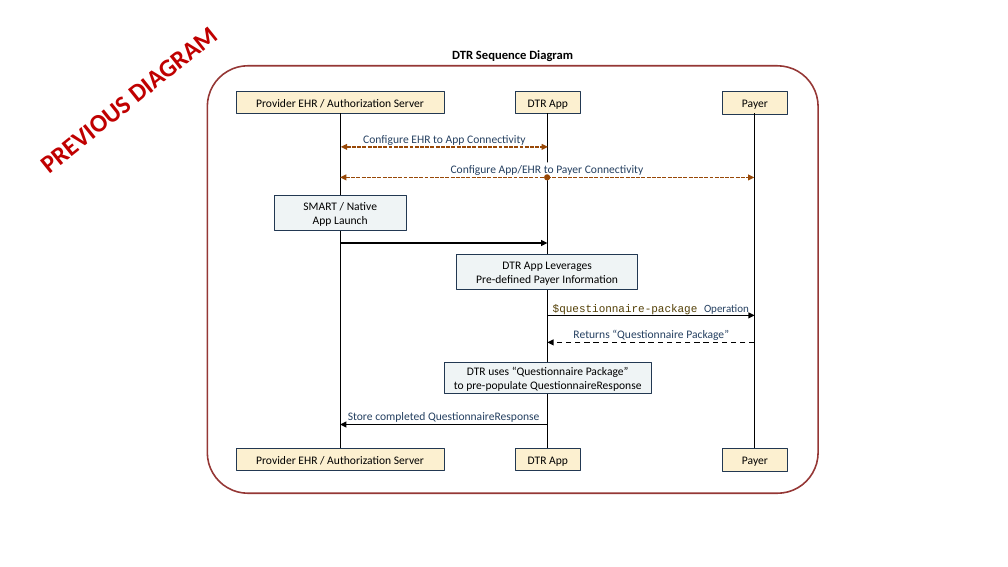
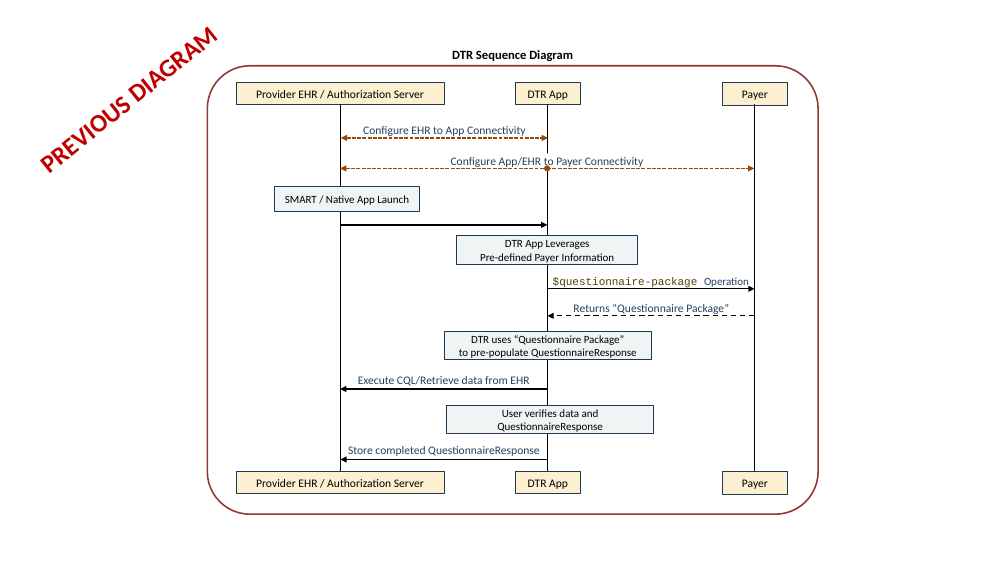
Before and after one commit to HL7/davinci-dtr, a slide deck: slide 3 of input/images-source/CRD_DTR_Flow.pptx. Drawn at 1008x567 pixels with LibreOffice and Linux fonts; fonts in the diff are those of the drawing. Boxes give left, top, right and bottom in pixels: in the first picture for what was removed or moved away, otherwise in the second. Text is boxed around its words. In the diff, an @@ line names an element or a change of style, - is before the commit and + after.

```diff
--- a/input/images-source/CRD_DTR_Flow.pptx
+++ b/input/images-source/CRD_DTR_Flow.pptx
@@ rounded rectangle: place and size @@
-rounded rectangle at [207, 66, 818, 493]
+rounded rectangle at [207, 66, 818, 514]
@@ line moved from (340, 113) - (340, 454) to (340, 104) - (340, 473) @@
@@ line moved from (547, 113) - (547, 454) to (547, 104) - (547, 473) @@
@@ line moved from (755, 113) - (755, 454) to (755, 104) - (755, 473) @@
@@ 4 rectangles, 2 arrows, 1 text, 1 double arrow, 1 ellipse: place and size @@
-4 rectangles, 2 arrows, 1 text, 1 double arrow, 1 ellipse at [237, 91, 788, 181]
+4 rectangles, 2 arrows, 1 text, 1 double arrow, 1 ellipse at [237, 82, 788, 172]
@@ rectangle "SMART / Native App Launch": place and size @@
-rectangle "SMART / Native App Launch" at [274, 196, 406, 231]
+rectangle "SMART / Native App Launch" at [274, 187, 420, 212]
@@ text in rectangle at [285, 195, 409, 205]: text changed; size 11 to 10.5 pt @@
-SMART / Native
-App Launch
+SMART / Native App Launch
@@ arrow moved from (340, 243) - (547, 243) to (340, 225) - (547, 225) @@
@@ rectangle "DTR App Leverages": place and size @@
-rectangle "DTR App Leverages" at [457, 254, 638, 290]
+rectangle "DTR App Leverages" at [457, 236, 638, 265]
@@ rectangle "DTR App Leverages" at [457, 236, 638, 265]: size 11 to 10.5 pt @@
@@ 2 texts, 2 arrows: place and size @@
-2 texts, 2 arrows at [547, 304, 755, 343]
+2 texts, 2 arrows at [547, 277, 755, 316]
@@ rectangle "DTR uses “Questionnaire Package”" at [445, 332, 652, 360]: size 11 to 10.5 pt @@
@@ rectangle "DTR uses “Questionnaire Package”": place and size @@
-rectangle "DTR uses “Questionnaire Package”" at [445, 363, 652, 393]
+rectangle "DTR uses “Questionnaire Package”" at [445, 332, 652, 360]
@@ arrow added from (547, 389) to (340, 389), #000000 1.25 pt @@
@@ text added at [358, 376, 529, 386], 11 pt, text #254061 @@
+Execute CQL/Retrieve data from EHR
@@ rectangle added at [447, 406, 654, 434], fill #EFF4F5, outline #233953 1 pt, 10.5 pt, text #000000 @@
+User verifies data and QuestionnaireResponse
@@ text "Store completed QuestionnaireResponse": place and size @@
-text "Store completed QuestionnaireResponse" at [348, 412, 539, 422]
+text "Store completed QuestionnaireResponse" at [348, 446, 539, 456]
@@ arrow moved from (340, 425) - (547, 425) to (340, 460) - (547, 460) @@
@@ 3 rectangles: place and size @@
-3 rectangles at [237, 448, 788, 471]
+3 rectangles at [237, 471, 788, 495]
```
Also in this commit, not shown: 1 other slide changed.
